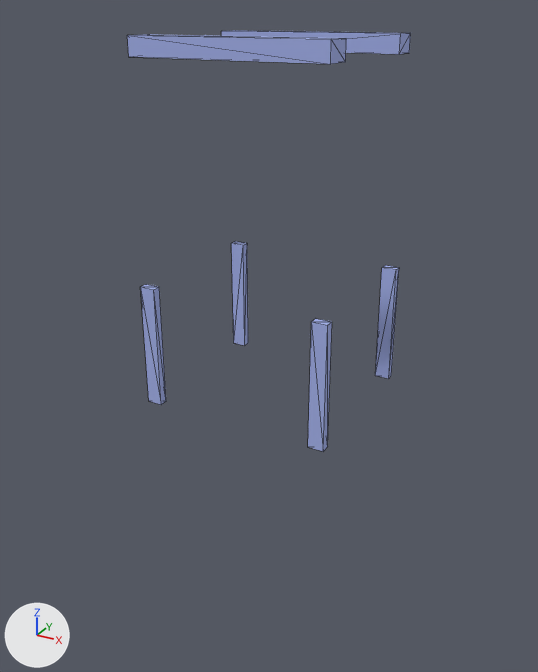
A saved change to the glTF model assets/models/objects/door-dooronly.glb.
Both versions are drawn from a camera (50 mm lens) standing at (3.63, -5.88, 3.07) and looking at (0.79, -0.73, 0.5). Arrows for +X, +Y and +Z are at lower left; the lights stay in place. The picture after the commit comes second. Mesh edges are drawn as thin lines. Where no turn or scale is listed for an object, it has been applied to the vertices.

Names of what the first picture shows: 'S1|SM_BuildableDoor_Door_Stage_01a#0', 'S1|SM_BuildableDoor_Door_Stage_01a#1'.
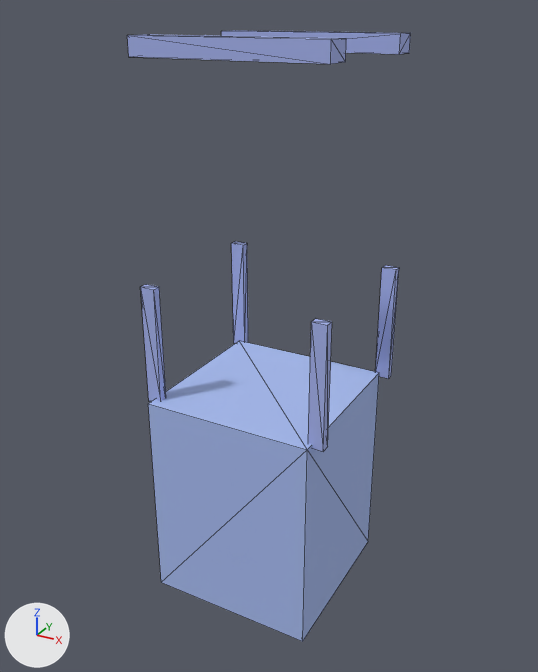
Changed parts and their boxes (x1, y1, x2, y2) in the pictures (538 x 672 px):
'S2|SM_Foundation_Doorway_Hesco#0', added (blue): after (148, 341, 379, 642)

What the commit changed:
Material 'S2|SM_Foundation_Doorway_Hesco' (mat_s2_sm_foundation_doorway_hesco) is new.
Its base color is (0.383, 0.492, 0.85) (blue #a6baed).
Its roughness is 1.0.
Mesh me_s2_sm_foundation_doorway_hesco is new.
It is a box spanning x -0.75..0.75, y -0.75..0.75, z -0.97..0.97.
It uses material mat_s2_sm_foundation_doorway_hesco (blue #a6baed).
Object 'S2|SM_Foundation_Doorway_Hesco#0' (ob_s2_sm_foundation_doorway_hesco_0) is new; it shows me_s2_sm_foundation_doorway_hesco.
Its location is (0.8, -0.75, -0.95).
